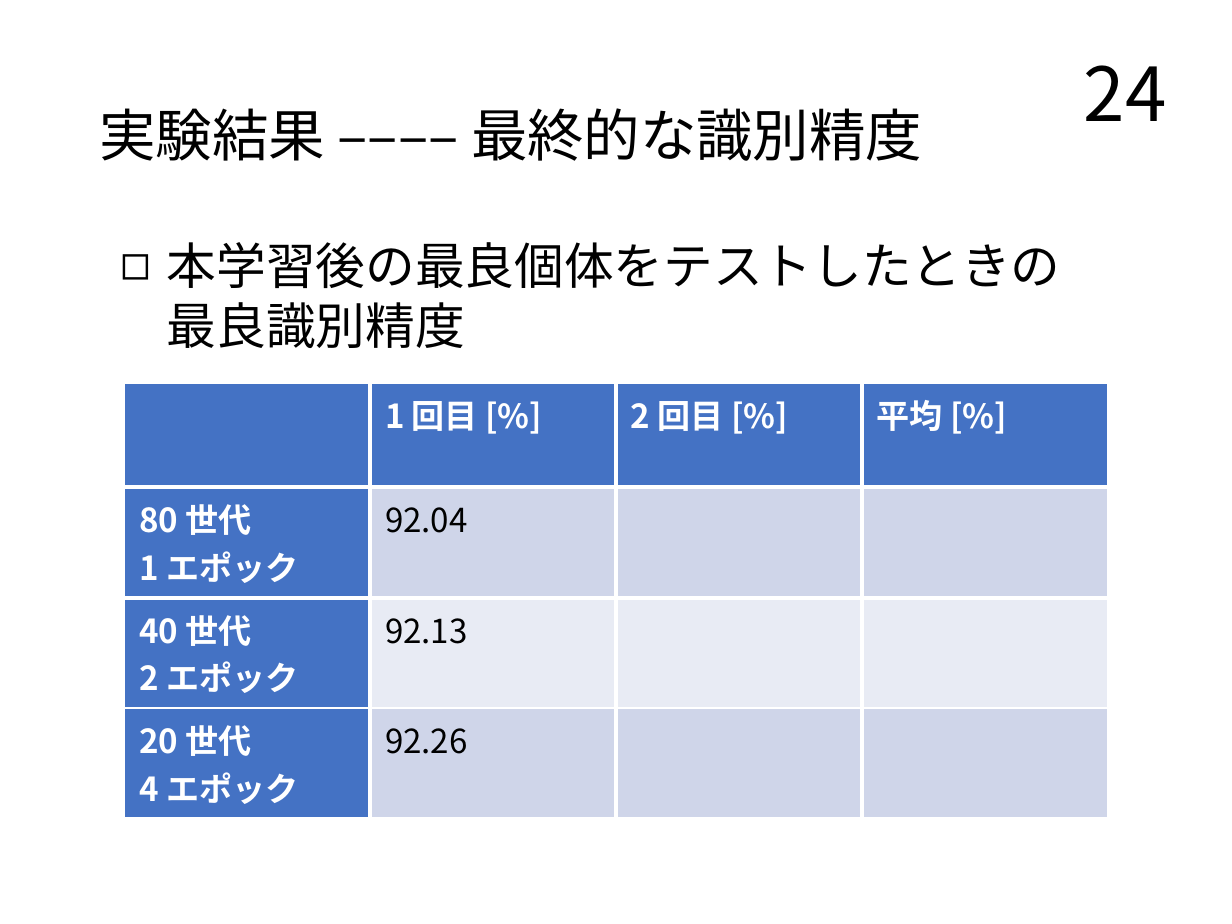
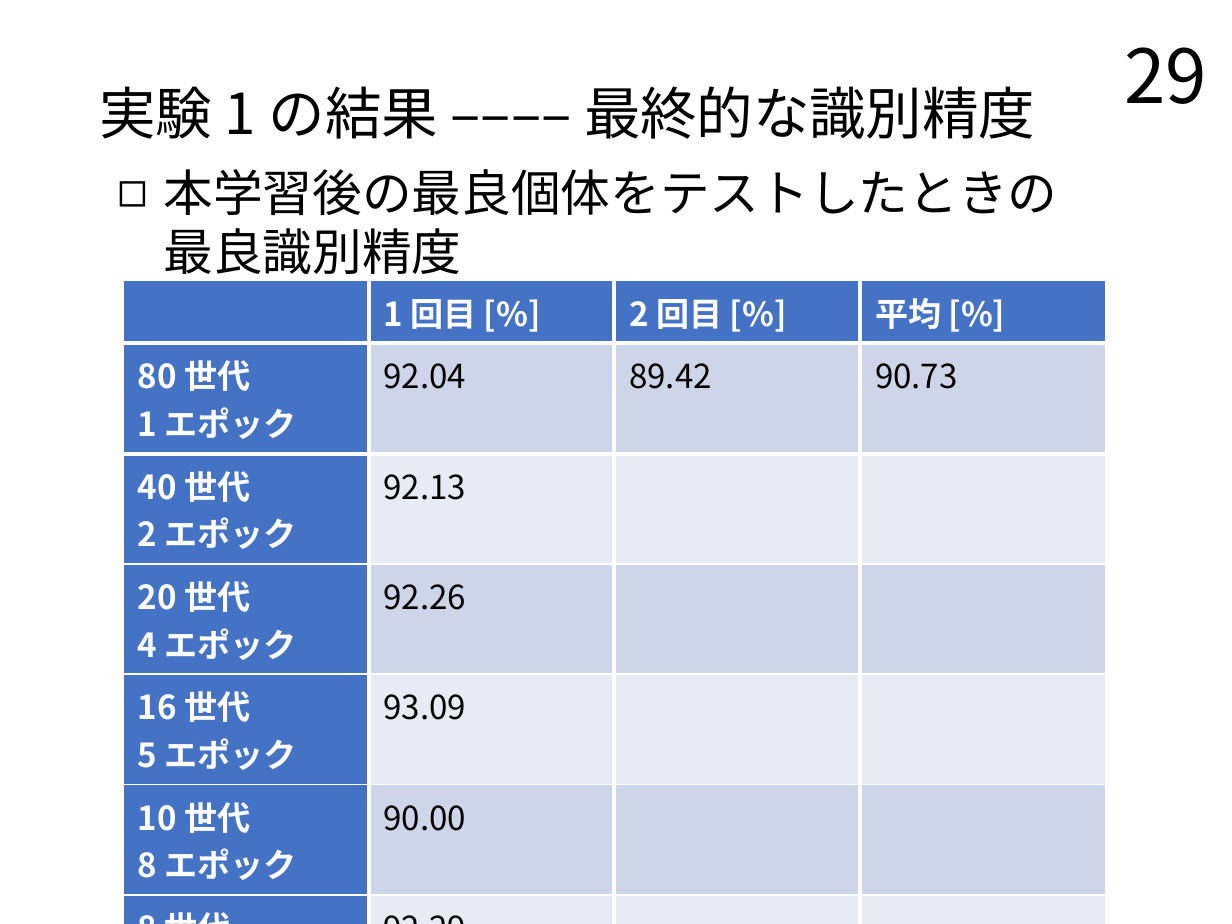
Before and after one commit to TairaTomotaka/kadai, a slide deck: slide 29 of prsn/20221129.pptx (slide 24 before the commit). Drawn at 1232x924 pixels with LibreOffice and Linux fonts; fonts in the diff are those of the drawing. Boxes give left, top, right and bottom in pixels: in the first picture for what was removed or moved away, otherwise in the second. Text is boxed around its words. In the diff, an @@ line names an element or a change of style, - is before the commit and + after.

```diff
--- a/prsn/20221129.pptx
+++ b/prsn/20221129.pptx
@@ page number at (1125,47,1208,104): text changed @@
-24
+29
@@ title at (100,86,1035,139): text changed @@
-実験結果 –––– 最終的な識別精度
+実験 1 の結果 –––– 最終的な識別精度
@@ text "本学習後の最良個体をテストしたときの 最良識別精度" rewrapped from (167,242,1061,348) to (164,169,1058,283) @@
@@ table at (122,280,1105,901) @@
-row 2, column 3: 
+row 2, column 3: 89.42
-row 2, column 4: 
+row 2, column 4: 90.73
+row 5: 16 世代 / 5 エポック | 93.09 |  | 
+row 6: 10 世代 / 8 エポック | 90.00 |  | 
+row 7: 8 世代 / 10 エポック | 92.29 |  | 
@@ table: place and size @@
-table at (124,383,1107,808)
+table at (122,280,1105,901)
```
Also in this commit, not shown: 14 other slides changed, 9 slides added, 3 slides removed, 2 other files.
